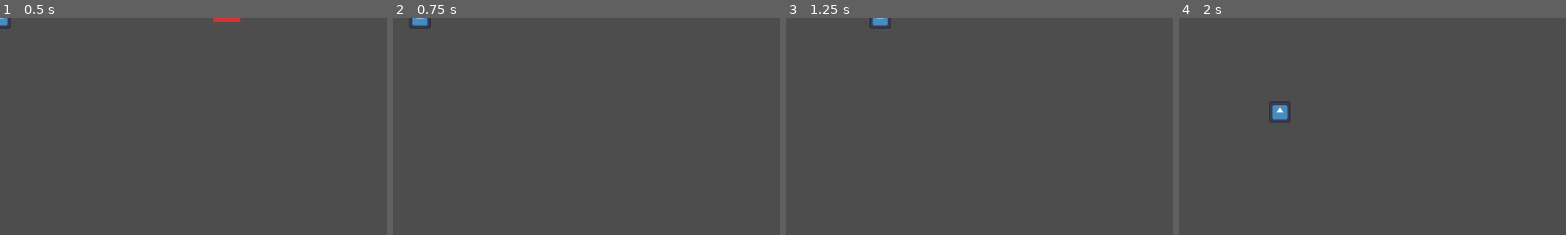
Above: before the commit, frames 1-4 (left to right).
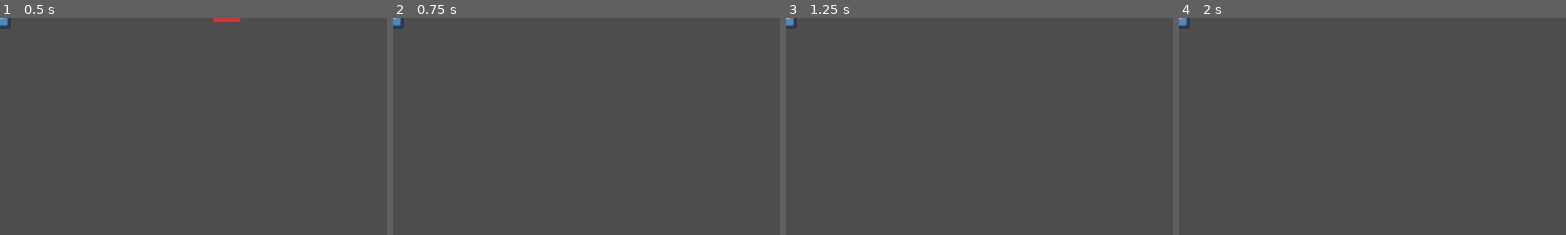
Above: after the commit, the same moments.

Repository: 17205937578-beep/Sans
Game: Godot game, scene res://scenes/main.tscn
Two runs of this game, one before a commit and one after it. Both use one fixed random seed, a clock stepped at 60 frames per second and the inputs below. The engine's default icon, where the game draws it, is replaced by a stand-in: a white triangle on a blue panel in a dark square.
Inputs:
- Up to frame 1 (0.5 s): no input
- Up to frame 2 (0.75 s): hold Right (ui_right) from 0.53 s (still down)
- Up to frame 3 (1.25 s): keep holding Right (ui_right)
- Up to frame 4 (2 s): release Right (ui_right) at 1.28 s; hold Down (ui_down) from 1.28 s (still down)
The pictures show only the part of the screen within x 0-50%, y 0-50%; the shares and areas given below are measured in that part.

Frame 1 is identical in both runs. In frame 2, 0.3% of the frame differs, in the area x 0-10%, y 0-5%; in frame 3, 0.3%; in frame 4, 0.5%, in the area x 0-29%, y 0-49%.
Error after the commit: Parse Error: Identifier "body_entered" not declared in the current scope. (res://scripts/player.gd:19)

Commit message:
玩家生命值（GitHub 任务 #4）

Diff:
--- a/scenes/enemy.tscn
+++ b/scenes/enemy.tscn
@@ -5,7 +5,7 @@
 [sub_resource type="RectangleShape2D" id="RectangleShape2D_enemy"]
 size = Vector2(40, 40)
 
-[node name="Enemy" type="CharacterBody2D"]
+[node name="Enemy" type="CharacterBody2D" groups=["enemy"]]
 script = ExtResource("1_enemy")
 
 [node name="CollisionShape2D" type="CollisionShape2D" parent="."]
--- a/scripts/player.gd
+++ b/scripts/player.gd
@@ -4,9 +4,19 @@
 ##   1. 上下左右都能正常移动
 ##   2. 松开按键后玩家停止
 ##   3. 斜向移动速度不会更快（Input.get_vector 会自动归一化对角方向）
+## 玩家生命值（GitHub 任务 #4）：
+##   - 初始 3，碰到敌人扣 1
+##   - body_entered 只在接触开始时触发一次，不会瞬间掉光
+##   - 分开后再次接触会继续扣血
 
 ## 移动速度（像素/秒）
 const SPEED := 200.0
+## 玩家生命值（初始 3）
+var health := 3
+
+func _ready() -> void:
+	# 只有「开始接触」时触发一次，持续贴住不会重复扣血
+	body_entered.connect(_on_body_entered)
 
 func _physics_process(_delta: float) -> void:
 	# Input.get_vector 返回归一化方向向量：
@@ -16,3 +26,10 @@
 	var direction := Input.get_vector("ui_left", "ui_right", "ui_up", "ui_down")
 	velocity = direction * SPEED
 	move_and_slide()
+
+func _on_body_entered(body: Node) -> void:
+	if body.is_in_group("enemy") and health > 0:
+		health -= 1
+		print("玩家生命值：", health, "/3")
+		if health == 0:
+			print("生命值归零")
